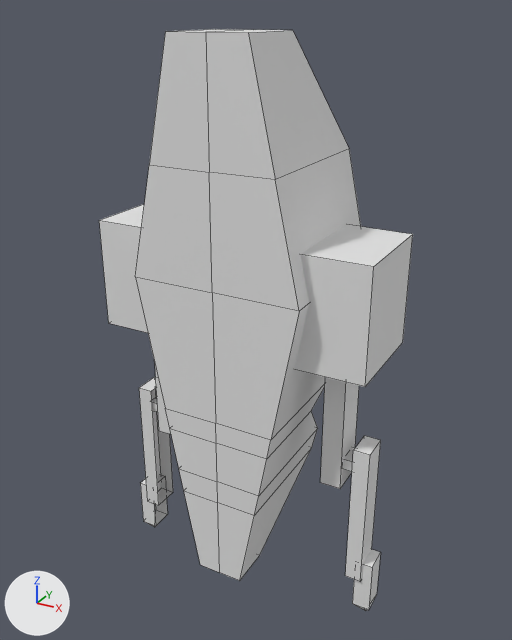
Before and after pictures for a commit that changed the Blender file robot/1er/premier_robot.blend.
One viewpoint serves both versions: a camera (50 mm lens) standing at (1.032, -1.805, 1.953) and looking at (-0.009, 0.086, 1.007). The lights are fixed; the arrows at lower left show +X, +Y and +Z. Mesh edges are drawn as thin lines.

Names of what the first picture shows: 'BasBrasSup', 'Corps', 'HautBrasInf', 'HautBrasSup', 'Pieds'.
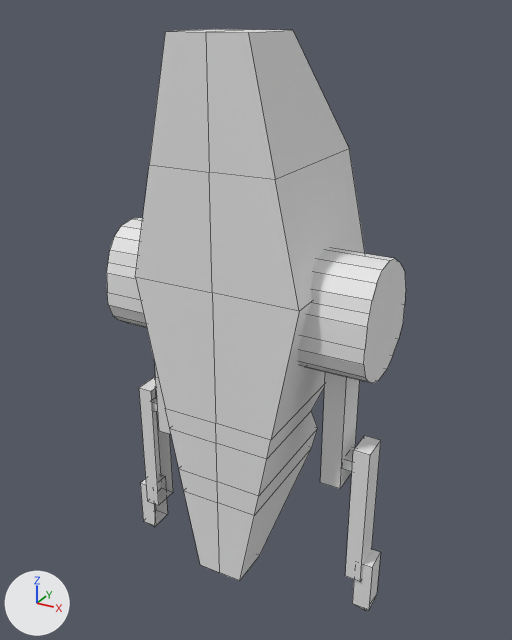
Commit message: bras superieur cylinder version

Boxes [x1, y1, x2, y2] around the edits, measured in the pictures (512 x 640 px):
'HautBrasSup', hidden: before [99, 204, 413, 387]
'HautBrasSupCylinder', added: after [107, 217, 406, 383]

Edits to the bpy script that builds the scene:
```text
Add me_cylinder:
    me_cylinder.from_pydata(...)  # 42 vertices, 22 faces; spans x -0.87..1.37, y -0.29..0.48, z 0.51..1.0
Change ob_hautbrassup:
    add ob_hautbrassup.hide_set(True)
Add ob_hautbrassupcylinder:
    ob_hautbrassupcylinder = bpy.data.objects.new('HautBrasSupCylinder', me_cylinder)
    ob_hautbrassupcylinder.location = (0.0, 0.0, 1.163)
    ob_hautbrassupcylinder.rotation_euler = (0.0, 1.571, 0.0)  # degrees (0, 90, 0)
    ob_hautbrassupcylinder.scale = (0.166, 0.45, 0.45)
    _m = ob_hautbrassupcylinder.modifiers.new('Mirror', 'MIRROR')
    _m.use_axis = (False, False, True)
```
